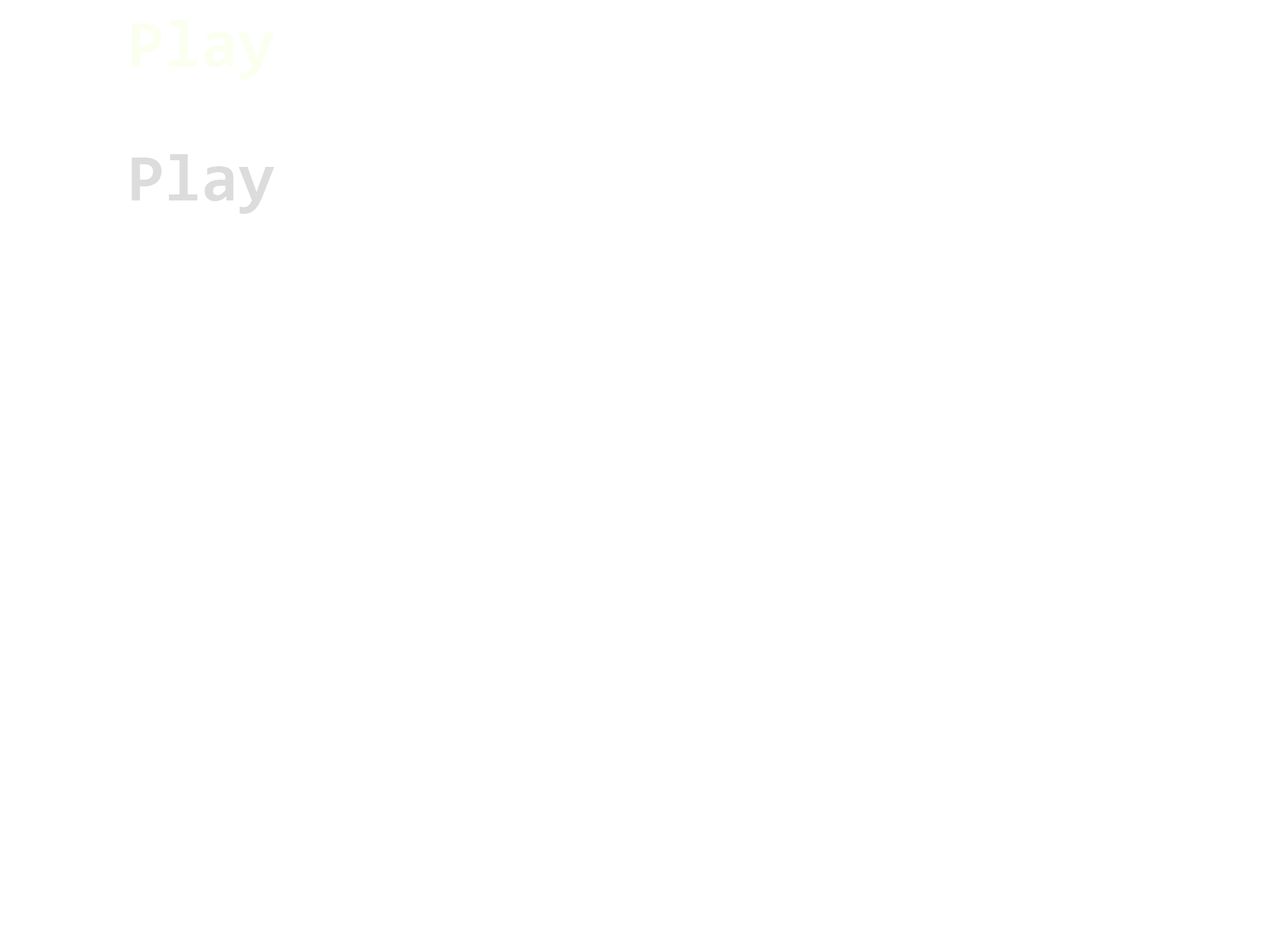
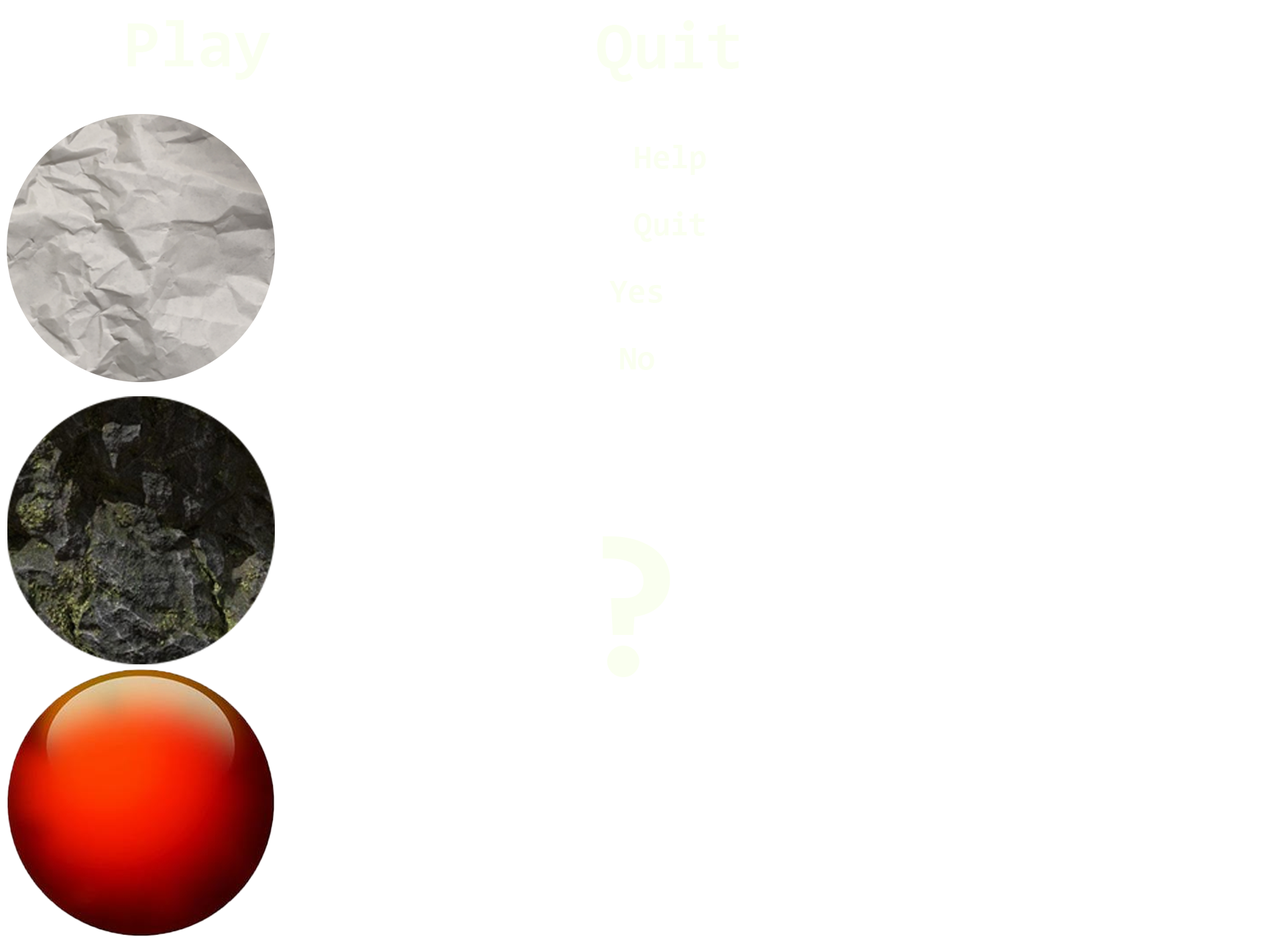
Before/after of a 1267 × 950 layered artwork. What changed in the layer stack:
added layer "图层 4" above "Quit" over [6, 113, 275, 937]
added layer "Quit" (1st of 2) above "圆角矩形 1 拷贝 2" over [597, 20, 739, 82]
painted on "Play" over [127, 20, 275, 214]
removed layer "Play" (2nd of 2) over [131, 20, 275, 80]
added layer "Help" above "Quit" over [634, 144, 706, 175]
added layer "Quit" (2nd of 2) above "图层 5" over [634, 211, 705, 242]
added layer "?" above "圆角矩形 1" over [602, 536, 671, 678]
added layer "No" (1st of 2) above "No" over [620, 347, 655, 371]
added layer "Yes" (1st of 2) above "Yes" over [609, 280, 663, 303]
